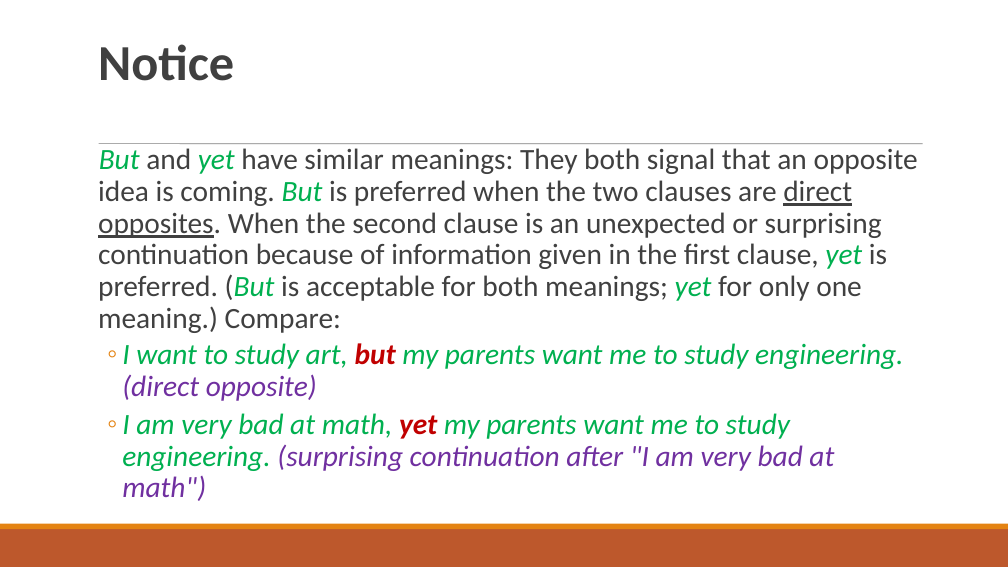
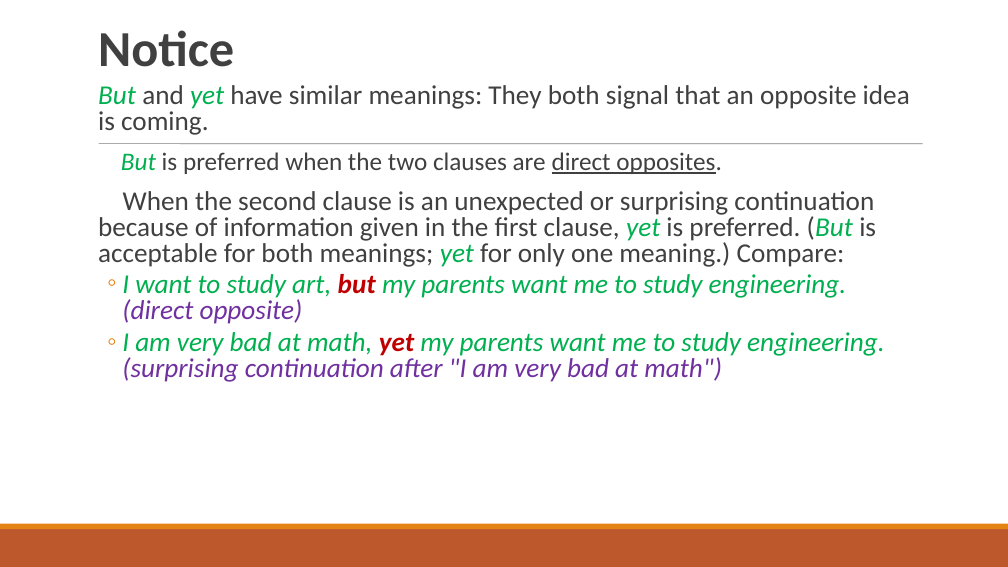
Before and after one commit to FrankKirin/ecust_cource_files, a slide deck: slide 16 of academic_english_writing/y-W13--Types of Sentences & Fixing Sentence Problems（S）.ppt. Drawn at 1008x567 pixels with LibreOffice and Linux fonts; fonts in the diff are those of the drawing. Boxes give left, top, right and bottom in pixels: in the first picture for what was removed or moved away, otherwise in the second. Text is boxed around its words. In the diff, an @@ line names an element or a change of style, - is before the commit and + after.

```diff
--- a/academic_english_writing/y-W13--Types of Sentences & Fixing Sentence Problems（S）.ppt
+++ b/academic_english_writing/y-W13--Types of Sentences & Fixing Sentence Problems（S）.ppt
@@ title "Notice" moved from (x1=98, y1=44, x2=234, y2=81) to (x1=98, y1=30, x2=234, y2=67) @@
@@ text "But and yet have similar ..." moved from (x1=98, y1=148, x2=918, y2=501) to (x1=98, y1=85, x2=910, y2=382) @@
@@ text at (x1=98, y1=85, x2=910, y2=267): text changed; size 28 to 25.9 pt @@
-  But and yet have similar meanings: They both signal that an opposite idea is coming. But is preferred when the two clauses are direct opposites. When the second clause is an unexpected or surprising continuation because of information given in the first clause, yet is preferred. (But is acceptable for both meanings; yet for only one meaning.) Compare:
+  But and yet have similar meanings: They both signal that an opposite idea is coming.
+  But is preferred when the two clauses are direct opposites.
+  When the second clause is an unexpected or surprising continuation because of information given in the first clause, yet is preferred. (But is acceptable for both meanings; yet for only one meaning.) Compare:
@@ text at (x1=122, y1=274, x2=884, y2=382): size 28 to 25.9 pt in "I want to study art, but my ...", "I am very bad at math, yet ..."; line spacing 0.9 to 0.8 @@
```
Also in this commit, not shown: 2 other slides changed, 7 other files.
